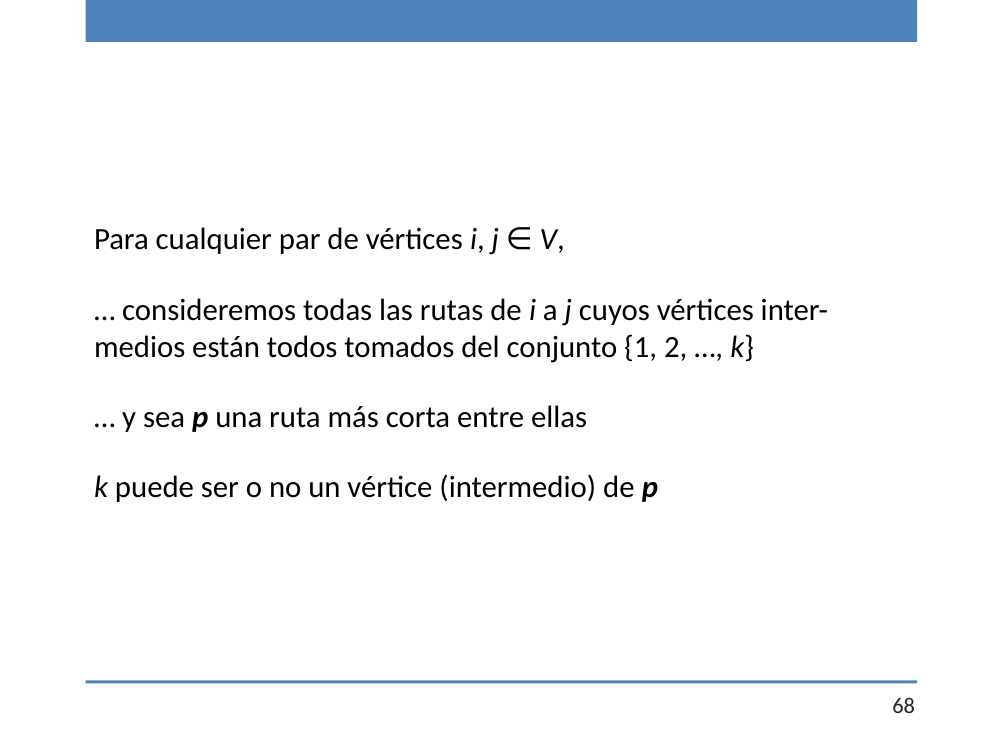
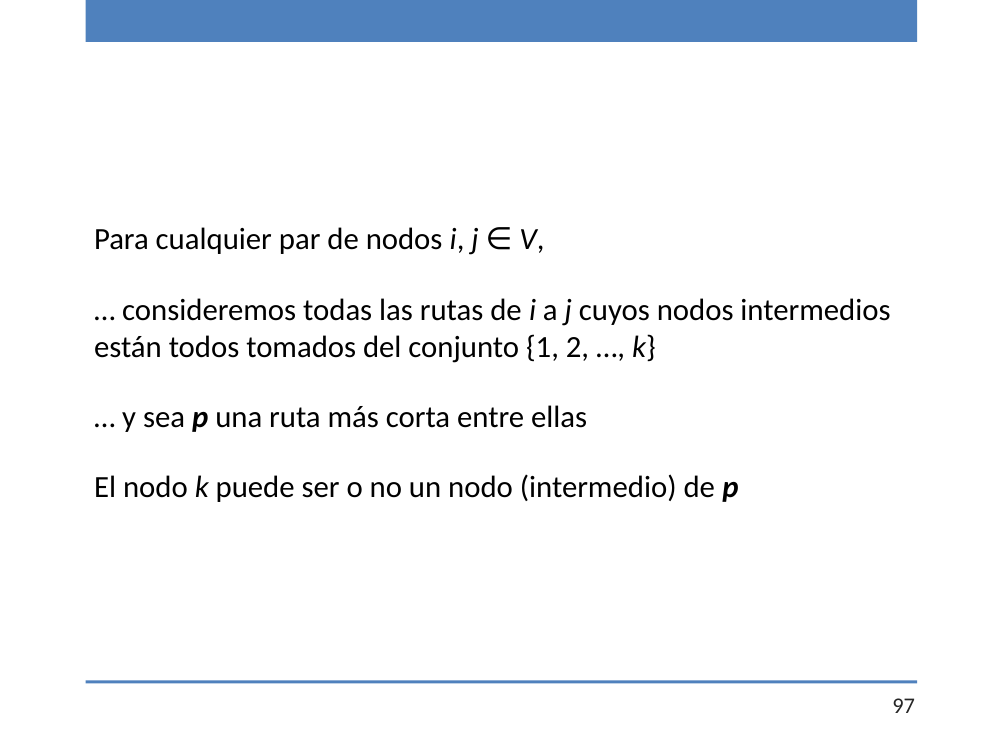
Before and after one commit to chris-carstens/2020-2, a slide deck: slide 97 of Clases/19 - Programación Dinámica/19-ProgDinámica.pptx (slide 68 before the commit). Drawn at 1008x756 pixels with LibreOffice and Linux fonts; fonts in the diff are those of the drawing. Boxes give left, top, right and bottom in pixels: in the first picture for what was removed or moved away, otherwise in the second. Text is boxed around its words. In the diff, an @@ line names an element or a change of style, - is before the commit and + after.

```diff
--- a/Clases/19 - Programación Dinámica/19-ProgDinámica.pptx
+++ b/Clases/19 - Programación Dinámica/19-ProgDinámica.pptx
@@ text at bbox=[94, 227, 890, 363]: text changed @@
-Para cualquier par de vértices i, j ∈ V,
-… consideremos todas las rutas de i a j cuyos vértices inter-medios están todos tomados del conjunto {1, 2, …, k}
+Para cualquier par de nodos i, j ∈ V,
+… consideremos todas las rutas de i a j cuyos nodos intermedios están todos tomados del conjunto {1, 2, …, k}
@@ text at bbox=[94, 474, 738, 502]: text changed @@
-k puede ser o no un vértice (intermedio) de p
+El nodo k puede ser o no un nodo (intermedio) de p
@@ page number at bbox=[892, 698, 915, 713]: text changed @@
-68
+97
```
Also in this commit, not shown: 6 other slides changed, 29 slides added, 1 other file.
